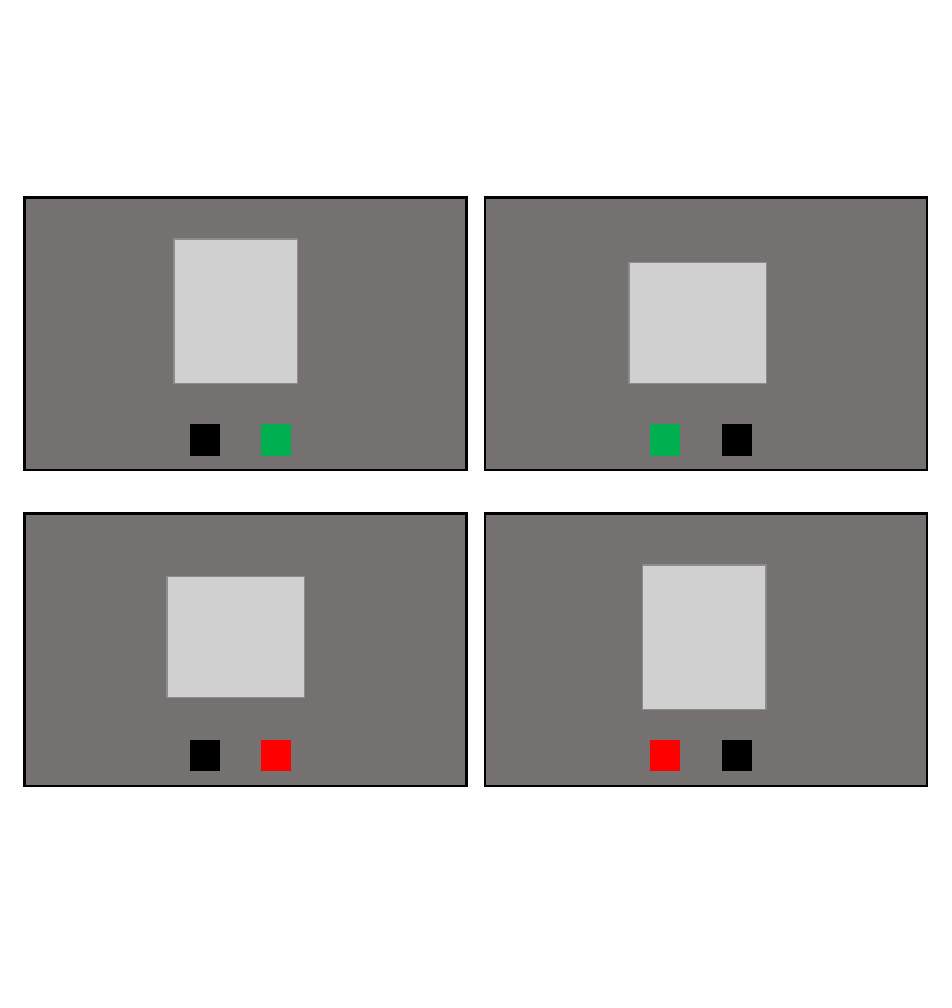
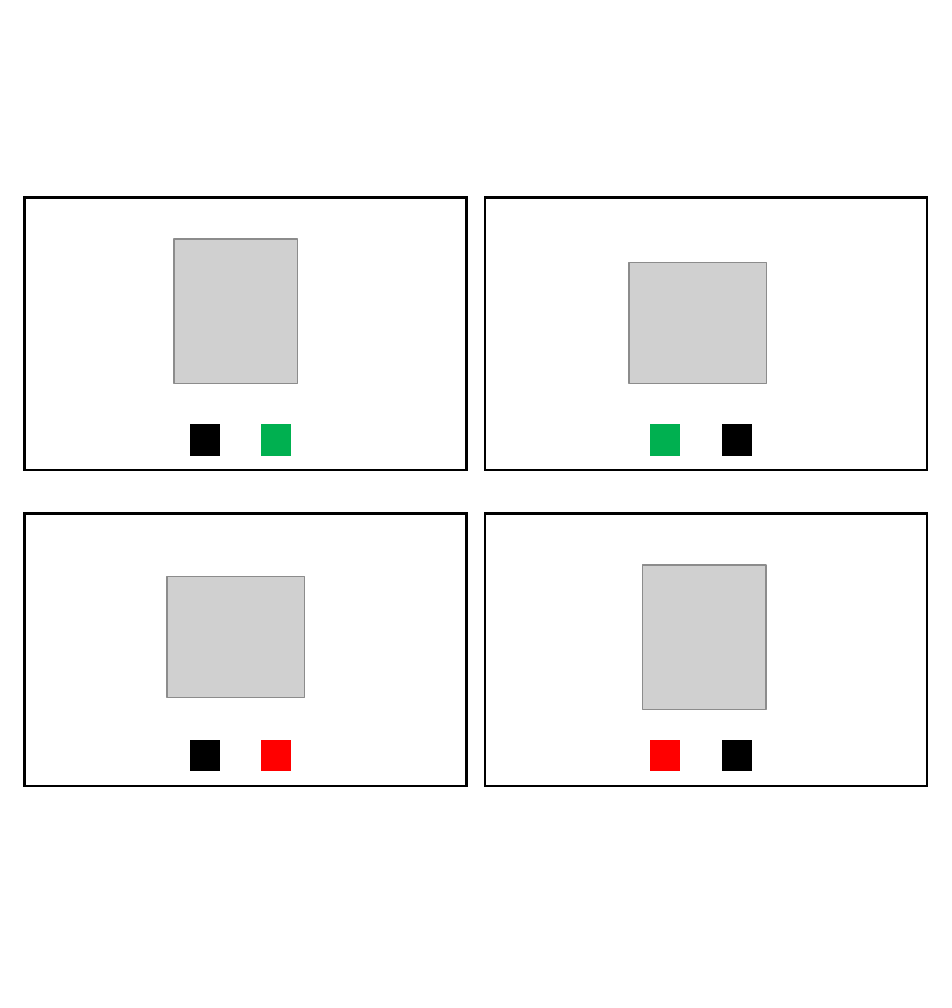
Before and after one commit to mmorenoverdu/HLJT, a slide deck: slide 2 of HLJT_online/hljt_instr_images/figures.pptx (slide 7 before the commit). Drawn at 952x1008 pixels with LibreOffice and Linux fonts; fonts in the diff are those of the drawing; grey boxes stand for pictures. Boxes give left, top, right and bottom in pixels: in the first picture for what was removed or moved away, otherwise in the second. Text is boxed around its words. In the diff, an @@ line names an element or a change of style, - is before the commit and + after.

```diff
--- a/HLJT_online/hljt_instr_images/figures.pptx
+++ b/HLJT_online/hljt_instr_images/figures.pptx
@@ fill #767171 to #FFFFFF in 4 elements at bbox=[24, 513, 466, 786], bbox=[485, 197, 926, 470], bbox=[485, 513, 926, 786], bbox=[24, 197, 466, 470] @@
```
Also in this commit, not shown: 1 slide added, 12 slides removed, 9 other files.
